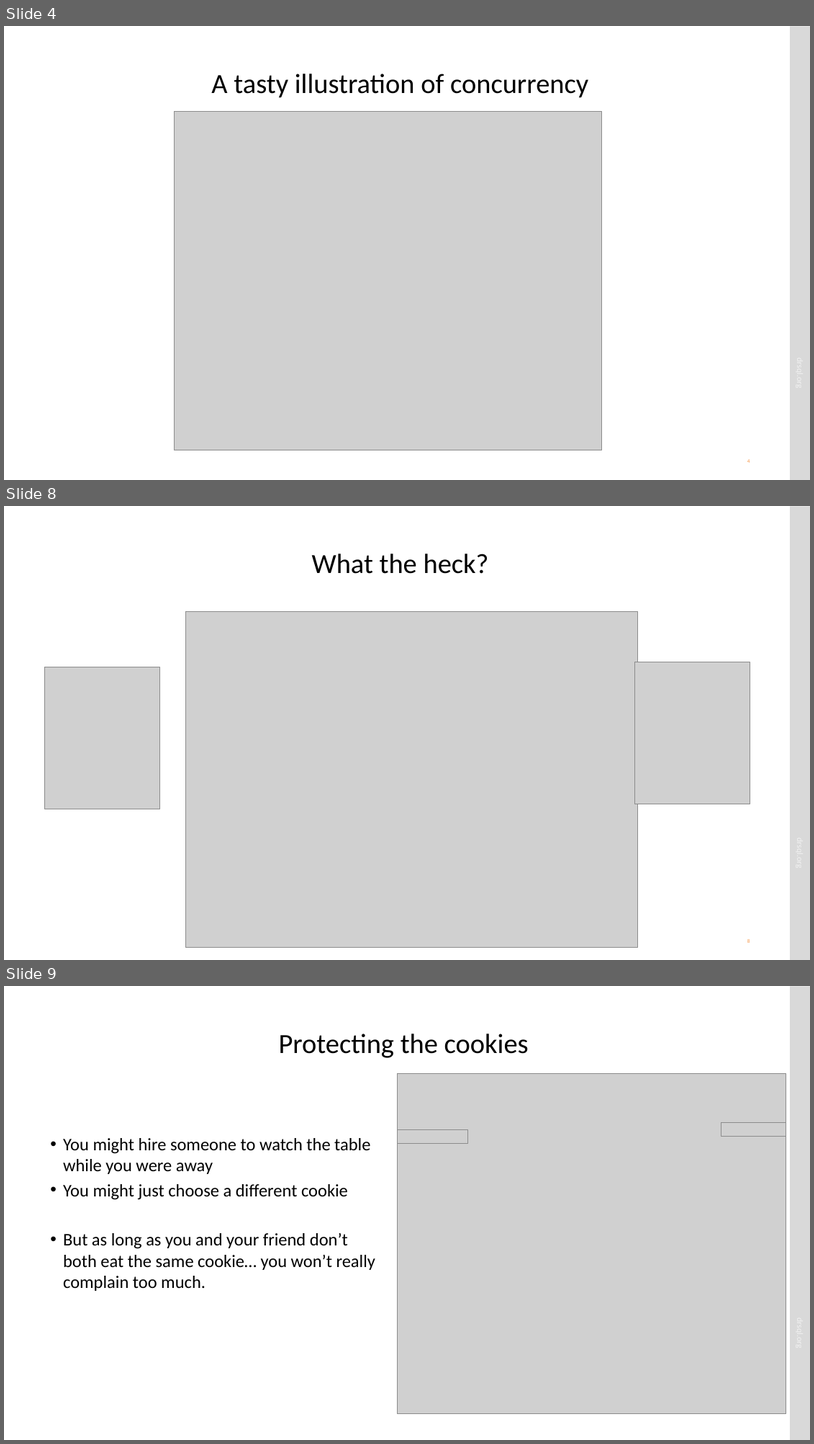
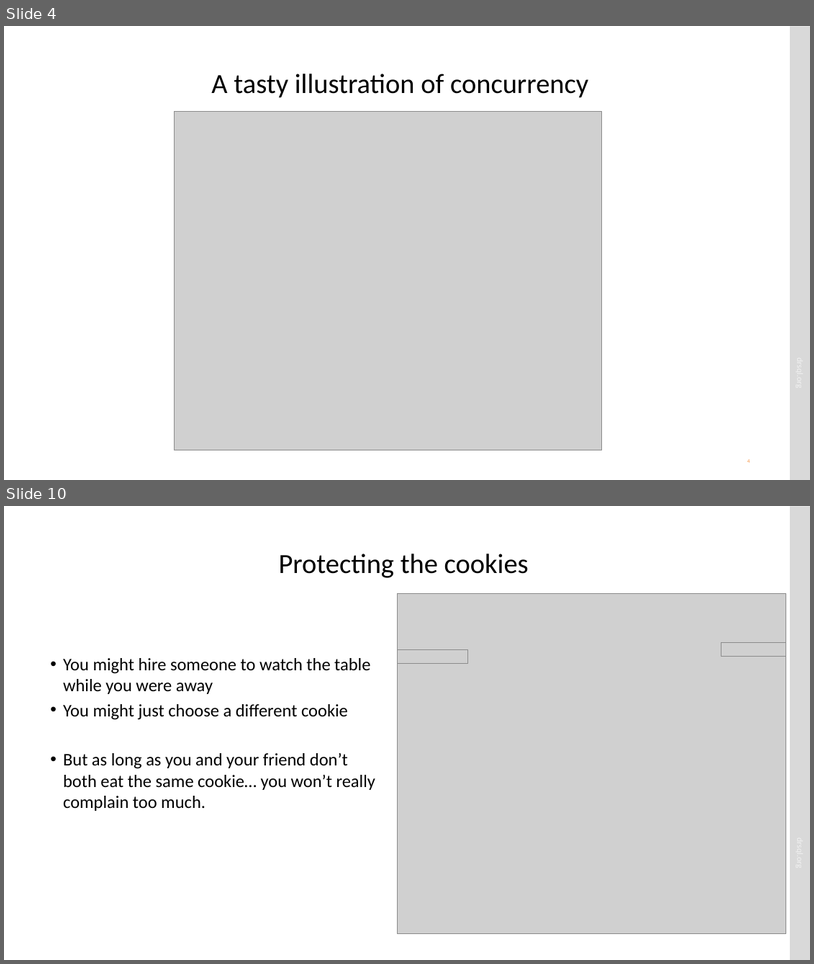
Before and after one commit to drsqlgithub/Presentation-Downloads, a slide deck: Concurrency/Matters of Concurrency.pptx. Shown one above the other, each under a label of ours: slides 4, 8 and 9 before the commit, slides 4 and 10 after it; the slides between them are not shown. The pictures are 814x1444 and 814x964 pixels, drawn with LibreOffice and Linux fonts; fonts in the diff are those of the drawing; grey boxes stand for pictures. Boxes give left, top, right and bottom in pixels: in the first picture for what was removed or moved away, otherwise in the second. Text is boxed around its words. In the diff, an @@ line names an element or a change of style, - is before the commit and + after.

```diff
--- a/Concurrency/Matters of Concurrency.pptx
+++ b/Concurrency/Matters of Concurrency.pptx
@@ slide 8 removed at box(4, 506, 810, 960), background #FFFFFF; not listed: 2 template elements that a slide beside it also shows @@
@@ title removed at box(312, 554, 489, 574) @@
-What the heck?
@@ picture removed at box(186, 611, 638, 947) @@
@@ picture removed at box(44, 667, 160, 808) @@
@@ picture removed at box(635, 662, 751, 803) @@
@@ what was slide 9 is now slide 10 @@
```
Also in this commit, not shown: 15 slides changed, 4 slides added, 12 other files.
